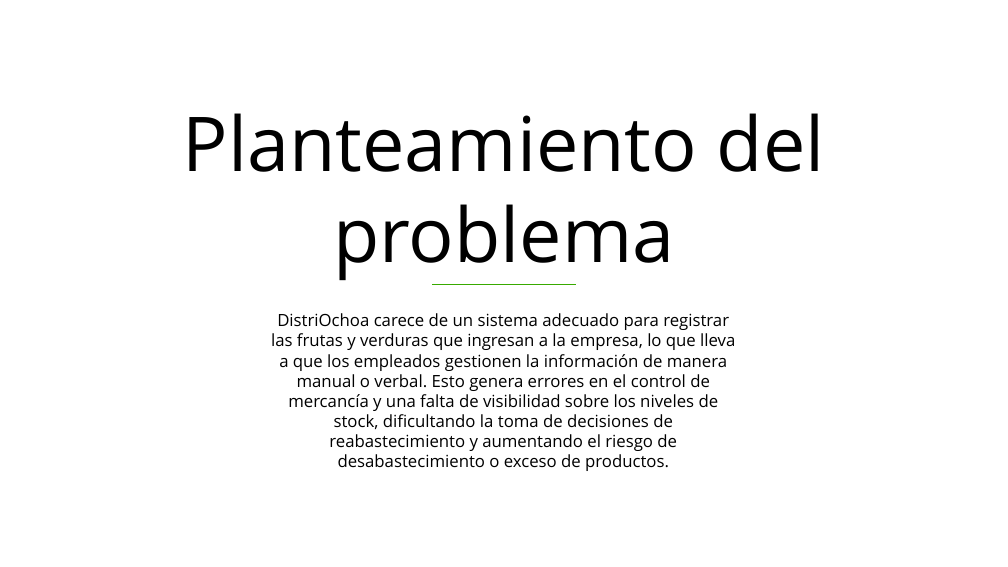
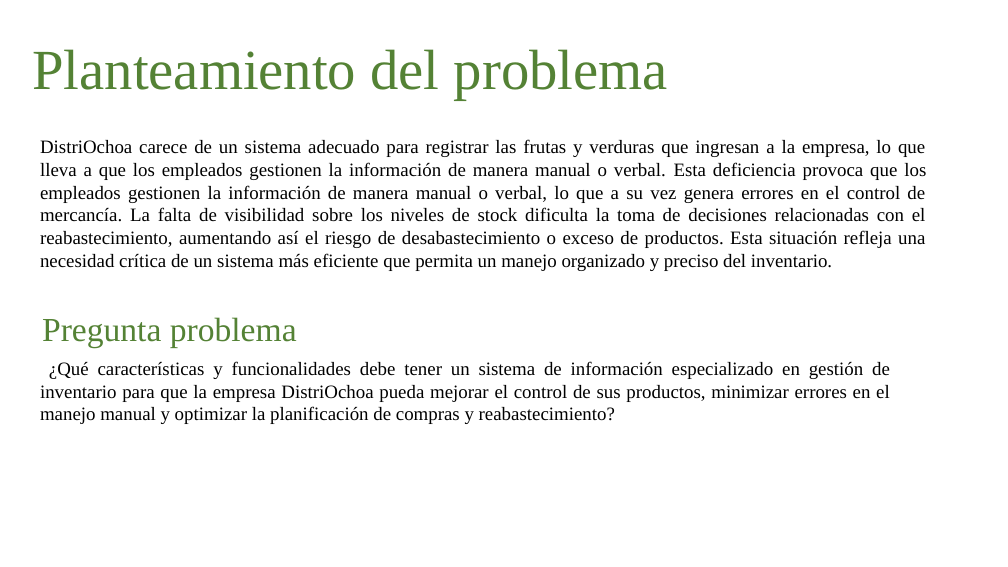
Before and after one commit to InventarioDistriOchoa/ProyectoFinal, a slide deck: slide 5 of Trimestre 1/Proyecto Presentación SENA.pptx (slide 4 before the commit). Drawn at 1008x567 pixels with LibreOffice and Linux fonts; fonts in the diff are those of the drawing; background and template pictures are left out. Boxes give left, top, right and bottom in pixels: in the first picture for what was removed or moved away, otherwise in the second. Text is boxed around its words. In the diff, an @@ line names an element or a change of style, - is before the commit and + after.

```diff
--- a/Trimestre 1/Proyecto Presentación SENA.pptx
+++ b/Trimestre 1/Proyecto Presentación SENA.pptx
@@ text at [32, 49, 668, 100]: text changed; size 72 to 54 pt; font Open Sans to Times New Roman; text colour #000000 to #548235 @@
-Planteamiento del
-problema
+Planteamiento del problema
@@ text at [40, 139, 926, 271]: text changed; size 16 to 18 pt; font Open Sans to Times New Roman @@
-DistriOchoa carece de un sistema adecuado para registrar las frutas y verduras que ingresan a la empresa, lo que lleva a que los empleados gestionen la información de manera manual o verbal. Esto genera errores en el control de mercancía y una falta de visibilidad sobre los niveles de stock, dificultando la toma de decisiones de reabastecimiento y aumentando el riesgo de desabastecimiento o exceso de productos.
+DistriOchoa carece de un sistema adecuado para registrar las frutas y verduras que ingresan a la empresa, lo que lleva a que los empleados gestionen la información de manera manual o verbal. Esta deficiencia provoca que los empleados gestionen la información de manera manual o verbal, lo que a su vez genera errores en el control de mercancía. La falta de visibilidad sobre los niveles de stock dificulta la toma de decisiones relacionadas con el reabastecimiento, aumentando así el riesgo de desabastecimiento o exceso de productos. Esta situación refleja una necesidad crítica de un sistema más eficiente que permita un manejo organizado y preciso del inventario.
@@ line removed from (433, 284) to (576, 284) @@
@@ text added at [42, 317, 297, 348], 32 pt, text #548235 @@
+Pregunta problema
@@ text added at [40, 361, 890, 424], 18 pt, text #000000 @@
+¿Qué características y funcionalidades debe tener un sistema de información especializado en gestión de inventario para que la empresa DistriOchoa pueda mejorar el control de sus productos, minimizar errores en el manejo manual y optimizar la planificación de compras y reabastecimiento?
```
Also in this commit, not shown: 4 other slides changed, 2 slides added, 3 slides removed, 3 other files.
